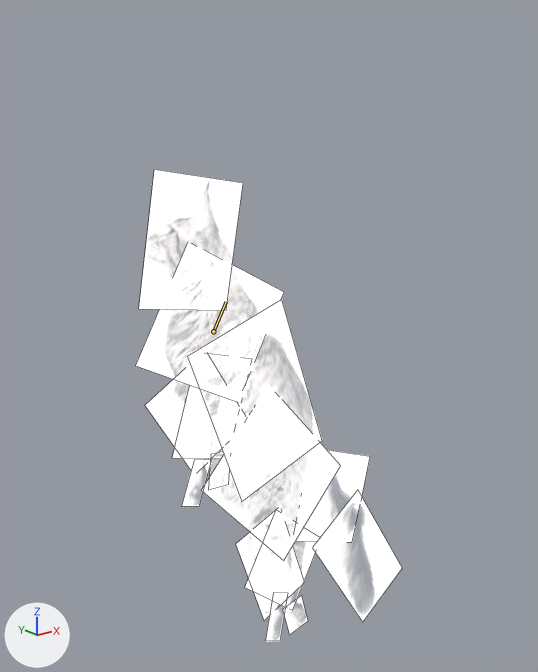
The FBX model Assets/Characters/Cat/cat.fbx: old version first, new version second.
Camera for both pictures: a 50 mm camera at (-2.76, -3.82, 3.36) aimed at (0.43, 0.18, 1.76). Arrows for +X, +Y and +Z are at lower left; the lights stay in place. Both versions are drawn at frame 9 of the action 'JumpUp'; the numbers are the values there. The bones that change are drawn over the model as lines. Mesh edges are drawn as thin lines.

Names of what the first picture shows: 'cat_0000.png', 'cat_0001.png', 'cat_0002.png', 'cat_0003.png', 'cat_0004.png', 'cat_0005.png', 'cat_0006.png', 'cat_0007.png', 'cat_0008.png', 'cat_0009.png', 'cat_0010.png', 'cat_0011.png', 'cat_0012.png', 'cat_0013.png'.
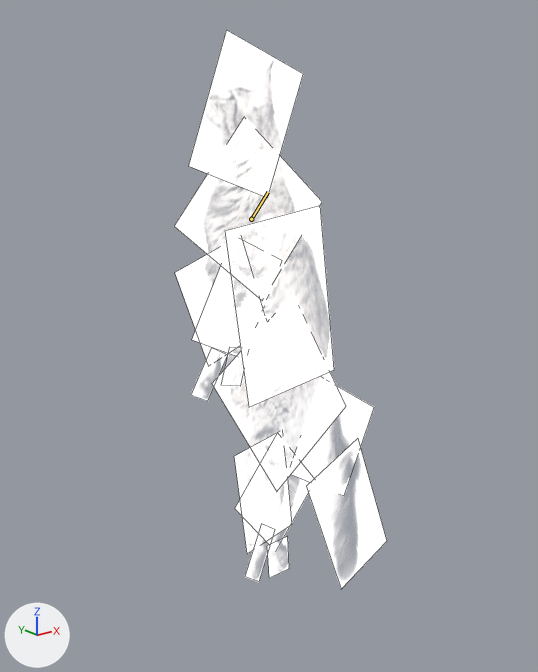
Edits to the scene script, one JSON object a line:
```json
{"block": "bone_bone", "where": "bone_bone = bpy.data.objects['Armature'].pose.bones['Bone']"}
{"op": "set", "path": "bone_bone.location", "old": "(-0.023, 1.053, 0.0)", "new": "(-0.338, 1.748, 0.0)"}
{"op": "set", "path": "bone_bone.rotation_quaternion", "old": "(0.967, 0.0, 0.0, 0.256)", "new": "(0.938, 0.0, 0.0, 0.346)", "note": "degrees (0, 0, 30) -> degrees (0, 0, 40)"}
```

Pixel boxes (x1, y1, x2, y2) of what changed, in the pictures (538 x 672 px):
```json
{"object": "cat_0000.png", "change": "posed", "before": [139, 169, 243, 310], "after": [189, 30, 303, 197], "on screen": "10% wider, 18% taller"}
{"object": "cat_0002.png", "change": "posed", "before": [187, 299, 322, 502], "after": [225, 206, 334, 407], "on screen": "19% narrower"}
{"object": "cat_0004.png", "change": "posed", "before": [201, 394, 341, 561], "after": [212, 297, 346, 491], "on screen": "16% taller"}
{"object": "cat_0001.png", "change": "posed", "before": [136, 243, 284, 401], "after": [174, 117, 322, 299], "on screen": "15% taller"}
{"object": "cat_0005.png", "change": "posed", "before": [312, 490, 402, 622], "after": [306, 439, 387, 589], "on screen": "10% narrower, 14% taller"}
{"object": "cat_0008.png", "change": "posed", "before": [236, 508, 305, 621], "after": [234, 432, 292, 554], "on screen": "16% narrower, 8% taller"}
{"object": "cat_0006.png", "change": "posed", "before": [145, 353, 247, 470], "after": [175, 237, 265, 359], "on screen": "12% narrower"}
{"object": "cat_0007.png", "change": "posed", "before": [173, 354, 251, 458], "after": [192, 241, 281, 356], "on screen": "14% wider, 10% taller"}
{"object": "cat_0003.png", "change": "posed", "before": [294, 450, 370, 542], "after": [290, 378, 374, 496], "on screen": "10% wider, 28% taller"}
{"object": "cat_0009.png", "change": "posed", "before": [245, 522, 320, 610], "after": [235, 452, 314, 551], "on screen": "12% taller"}
{"object": "cat_0012.png", "change": "posed", "before": [181, 460, 211, 507], "after": [191, 348, 227, 401], "on screen": "19% wider, 12% taller"}
{"object": "cat_0010.png", "change": "posed", "before": [265, 593, 288, 642], "after": [245, 524, 275, 582], "on screen": "29% wider, 18% taller"}
{"object": "cat_0013.png", "change": "posed", "before": [283, 595, 308, 634], "after": [267, 537, 289, 578], "on screen": "12% narrower"}
{"object": "cat_0011.png", "change": "posed", "before": [208, 452, 230, 490], "after": [221, 347, 248, 386], "on screen": "22% wider"}
{"bone": "Bone", "before": "(213, 331) to (226, 301)", "after": "(251, 219) to (268, 192)"}
```
